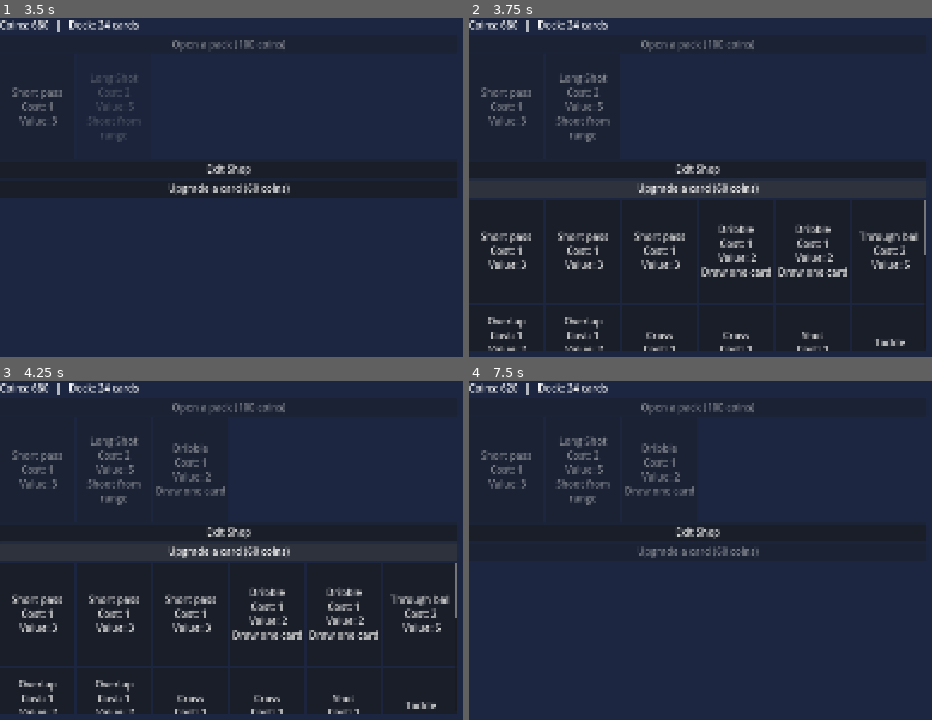
Above: before the commit, frames 1-4 (two rows, left to right).
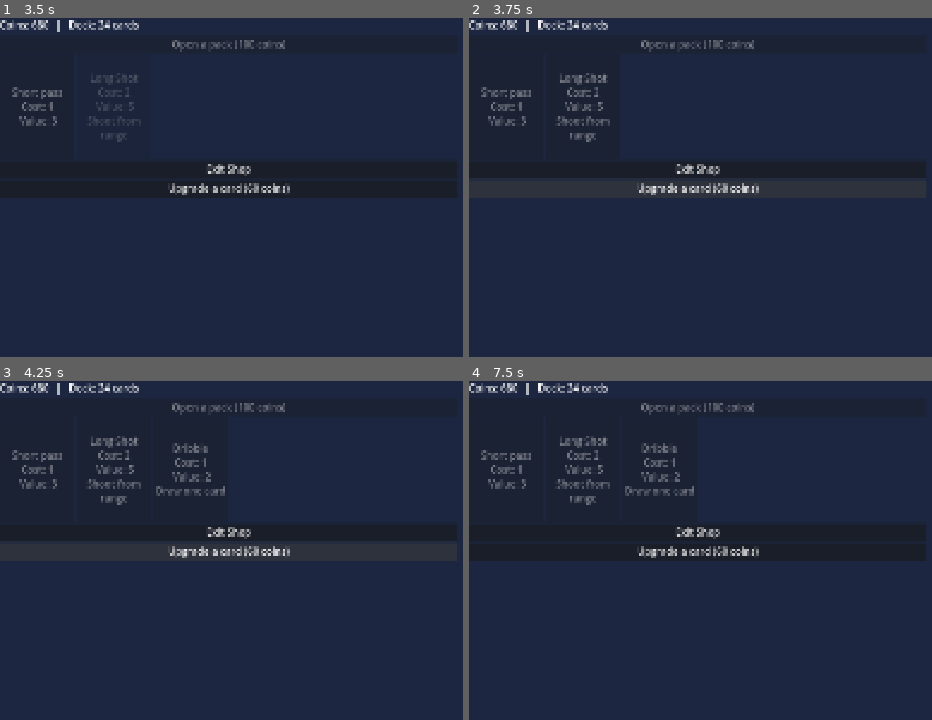
Above: after the commit, the same moments.

Repository: pauleverton/card-collection-test
Game: Godot game, scene res://Scenes/shop_screen.tscn
Two runs of this game, one before a commit and one after it. Both use one fixed random seed, a clock stepped at 60 frames per second and the inputs below. This scene is started directly instead of the project's main scene.
Inputs (mouse positions are in pixels of both pictures, inside the frame that each line leads up to):
- Up to frame 1 (3.5 s): click "Overlap Cost: 1 Value: 2 Your…" at 0.5 s; click "Long Shot Cost: 2 Value: 5 Sh…" at 1.25 s; click "Dribble Cost: 1 Value: 2 Draw…" at 2 s; click "Open a pack (100 coins)" at 2.75 s
- Up to frame 2 (3.75 s): click "Upgrade a card (60 coins)" at 3.5 s
- Up to frame 3 (4.25 s): no input
- Up to frame 4 (7.5 s): click (506, 719) at 4.25 s, where only the run before the commit has a clickable "Overlap Cost: 1 Value: 2 Your…"; click (506, 719) at 5 s, where only the run before the commit has a clickable "Overlap Cost: 1 Value: 2 Your…"; click (584, 719) at 5.75 s, where only the run before the commit has a clickable "Overlap Cost: 1 Value: 2 Your…"; click (584, 719) at 6.5 s, where only the run before the commit has a clickable "Overlap Cost: 1 Value: 2 Your…"; click (506, 614) at 7.25 s, where only the run before the commit has a clickable "Short pass Cost: 1 Value: 3"

Frame 1 is identical in both runs. In frame 2, 4.2% of the frame differs, in the area x 2-99%, y 53-99%; in frame 3, 4.2%; in frame 4, 0.4%.
Error after the commit: Invalid access to property or key 'is_upgraded' on a base object of type 'Resource (ActionCard)'. (res://Scripts/shop_screen.gd:77)

Commit message:
Sorting folders

Diff:
--- /dev/null
+++ b/Resources/cards/starting_card_upgrades/block_upgrade_1.tres
@@ -0,0 +1,13 @@
+[gd_resource type="Resource" script_class="ActionCard" format=3 uid="uid://biy0qhv28kqab"]
+
+[ext_resource type="Script" uid="uid://c7aob23hi7te0" path="res://Scripts/action_card.gd" id="1_a5ann"]
+
+[resource]
+script = ExtResource("1_a5ann")
+display_name = "Block"
+tag = "block"
+card_type = "defending"
+base_value = 2
+usable_when = "defending"
+description = "Block"
+metadata/_custom_type_script = "uid://c7aob23hi7te0"
--- a/Scripts/action_card.gd
+++ b/Scripts/action_card.gd
@@ -16,7 +16,6 @@
 @export_enum("any", "attacking", "defending") var usable_when: String = "any"
 @export_multiline var description: String
 @export var upgrades_to: ActionCard
-@export var is_upgraded: bool = false
 
 ## Turns tag and card_type into dropdowns built from CardTags, so there's only one list.
 func _validate_property(property: Dictionary) -> void:
--- a/Scripts/coin_state.gd
+++ b/Scripts/coin_state.gd
@@ -3,7 +3,12 @@
 
 signal coins_changed(new_amount: int)
 
-var coins: int = 1000
+const STARTING_COINS := 1000
+var coins: int = STARTING_COINS
+
+func new_run() -> void:
+	coins = STARTING_COINS
+	coins_changed.emit(coins)
 
 func can_afford(amount: int) -> bool:
 	return coins >= amount
--- a/Scripts/match_screen.gd
+++ b/Scripts/match_screen.gd
@@ -113,7 +113,8 @@
 	if run_over:
 		RunState.new_run()
 		CareerState.start_new_run()
-		get_tree().reload_current_scene()
+		CoinState.new_run()
+		get_tree().change_scene_to_file("res://Scenes/main_menu.tscn")
 	elif pitch.goals > pitch.conceded:
 		get_tree().change_scene_to_file("res://Scenes/reward_screen.tscn")
 	else:
--- a/Scripts/run_state.gd
+++ b/Scripts/run_state.gd
@@ -3,24 +3,24 @@
 ## Register as "RunState" in Project Settings > Globals > Autoload.
 
 const STARTING_DECK := [
-	"res://Resources/cards/short_pass.tres", "res://Resources/cards/short_pass.tres", "res://Resources/cards/short_pass.tres",
-	"res://Resources/cards/dribble.tres", "res://Resources/cards/dribble.tres",
-	"res://Resources/cards/through_ball.tres",
-	"res://Resources/cards/overlap.tres", "res://Resources/cards/overlap.tres",
-	"res://Resources/cards/cross.tres", "res://Resources/cards/cross.tres",
-	"res://Resources/cards/shot.tres",
-	"res://Resources/cards/tackle.tres", "res://Resources/cards/tackle.tres",
-	"res://Resources/cards/track_back.tres", "res://Resources/cards/track_back.tres",
-	"res://Resources/cards/block.tres", "res://Resources/cards/lump_clear.tres",
-	"res://Resources/cards/retain_possession.tres"]
+	"res://Resources/cards/starting_cards/short_pass.tres", "res://Resources/cards/starting_cards/short_pass.tres", "res://Resources/cards/starting_cards/short_pass.tres",
+	"res://Resources/cards/starting_cards/dribble.tres", "res://Resources/cards/starting_cards/dribble.tres",
+	"res://Resources/cards/starting_cards/through_ball.tres",
+	"res://Resources/cards/starting_cards/overlap.tres", "res://Resources/cards/starting_cards/overlap.tres",
+	"res://Resources/cards/starting_cards/cross.tres", "res://Resources/cards/starting_cards/cross.tres",
+	"res://Resources/cards/starting_cards/shot.tres",
+	"res://Resources/cards/starting_cards/tackle.tres", "res://Resources/cards/starting_cards/tackle.tres",
+	"res://Resources/cards/starting_cards/track_back.tres", "res://Resources/cards/starting_cards/track_back.tres",
+	"res://Resources/cards/starting_cards/block.tres", "res://Resources/cards/starting_cards/lump_clear.tres",
+	"res://Resources/cards/starting_cards/retain_possession.tres"]
 
 ## Cards that can be offered as rewards.
 const REWARD_POOL := [
-	"res://Resources/cards/short_pass.tres", "res://Resources/cards/dribble.tres",
-	"res://Resources/cards/through_ball.tres", "res://Resources/cards/overlap.tres",
-	"res://Resources/cards/cross.tres", "res://Resources/cards/shot.tres","res://Resources/cards/long_shot.tres",
-	"res://Resources/cards/track_back.tres", "res://Resources/cards/block.tres",
-	"res://Resources/cards/lump_clear.tres"]
+	"res://Resources/cards/starting_cards/short_pass.tres", "res://Resources/cards/starting_cards/dribble.tres",
+	"res://Resources/cards/starting_cards/through_ball.tres", "res://Resources/cards/starting_cards/overlap.tres",
+	"res://Resources/cards/starting_cards/cross.tres", "res://Resources/cards/starting_cards/shot.tres","res://Resources/cards/starting_cards/long_shot.tres",
+	"res://Resources/cards/starting_cards/track_back.tres", "res://Resources/cards/starting_cards/block.tres",
+	"res://Resources/cards/starting_cards/lump_clear.tres"]
 const REWARD_CHOICES := 3
 
 var deck: Array = []
@@ -30,15 +30,15 @@
 
 func _ready() -> void:
 	new_run()
-	squad.clear()
-	squad.append(load("res://Resources/Players/the_wall.tres"))   ## TEMPORARY, for testing
-	squad.append(load("res://Resources/Players/twinkle_toes.tres"))
 
 func new_run() -> void:
 	deck.clear()
 	for path in STARTING_DECK:
 		deck.append(load(path))
 	matches_played = 0
+	squad.clear()
+	squad.append(load("res://Resources/Players/the_wall.tres"))     ## TEMPORARY, for testing
+	squad.append(load("res://Resources/Players/twinkle_toes.tres"))  ## TEMPORARY, for testing
 
 ## Three different random cards from the pool.
 func reward_options(count: int = REWARD_CHOICES) -> Array:
--- a/Scripts/shop_screen.gd
+++ b/Scripts/shop_screen.gd
@@ -79,11 +79,15 @@
 		deck_view.add_child(ui)
 
 func _upgrade(index: int) -> void:
+	var before: ActionCard = RunState.deck[index]
 	CoinState.deduct_coins(UPGRADE_PRICE)
 	RunState.upgrade_card(index)
+	var after: ActionCard = RunState.deck[index]
 	_clear_deck_view()
 	upgrade_button.disabled = true             ## one upgrade per shop visit
 	_update_coins()
+	coins_label.text = "Upgraded %s (value %d) → %s (value %d)!   Coins: %d" % [
+			before.display_name, before.base_value, after.display_name, after.base_value, CoinState.coins]
 
 func _clear_deck_view() -> void:
 	for child in deck_view.get_children():
Renamed: Resources/cards/block.tres -> Resources/cards/starting_cards/block.tres
Renamed: Resources/cards/cross.tres -> Resources/cards/starting_cards/cross.tres
Renamed: Resources/cards/dribble.tres -> Resources/cards/starting_cards/dribble.tres
Renamed: Resources/cards/long_shot.tres -> Resources/cards/starting_cards/long_shot.tres
Renamed: Resources/cards/lump_clear.tres -> Resources/cards/starting_cards/lump_clear.tres
Renamed: Resources/cards/overlap.tres -> Resources/cards/starting_cards/overlap.tres
Renamed: Resources/cards/retain_possession.tres -> Resources/cards/starting_cards/retain_possession.tres
Renamed: Resources/cards/short_pass.tres -> Resources/cards/starting_cards/short_pass.tres
Renamed: Resources/cards/shot.tres -> Resources/cards/starting_cards/shot.tres
Renamed: Resources/cards/tackle.tres -> Resources/cards/starting_cards/tackle.tres
Renamed: Resources/cards/through_ball.tres -> Resources/cards/starting_cards/through_ball.tres
Renamed: Resources/cards/track_back.tres -> Resources/cards/starting_cards/track_back.tres
